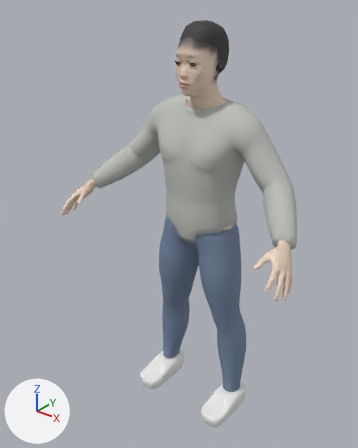
The glTF model assets/people/friend.glb, before and after one commit.
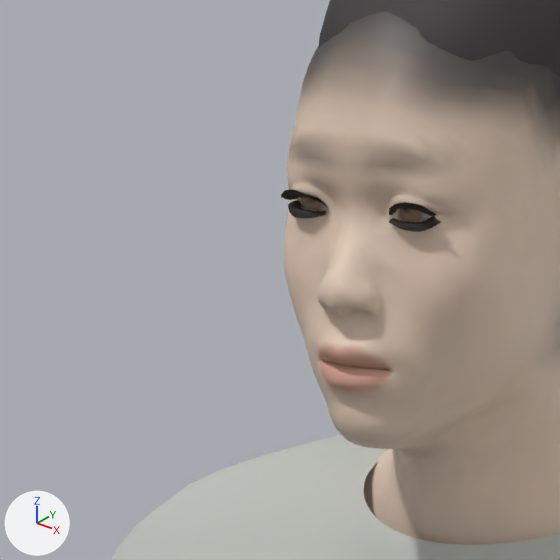
The first picture shows the older version from a 50 mm camera at (1.145, -1.607, 1.875) aimed at (-0.048, -0.116, 0.95). The close-ups show the older and then the newer version on the part from 38% to 59% of the width and 8% to 25% of the height of that picture. Only the edits that show in the close-ups are written down. Lighting does not change. The marker at lower left points along +X, +Y and +Z. Vertices at exactly the same position are counted once.

Before the edit, the objects in view are built like this:
```python
me_body = bpy.data.meshes.new('Body')
me_body.from_pydata(...)  # 9125 vertices, 17722 faces; spans x -0.56..0.56, y -0.36..0.1, z 0.07..1.73
# faces by material slot: [16434, 280, 368, 192, 448]
me_body.materials.append(mat_skin)
me_body.materials.append(mat_eye)
me_body.materials.append(mat_lash)
me_body.materials.append(mat_teeth)
me_body.materials.append(mat_tongue)
me_hair = bpy.data.meshes.new('Hair')
me_hair.from_pydata(...)  # 649 vertices, 1156 faces; spans x -0.099..0.099, y -0.123..0.076, z 1.563..1.753
me_hair.materials.append(mat_hair)  # dark grey #3f3c3c
me_top = bpy.data.meshes.new('Top')
me_top.from_pydata(...)  # 2532 vertices, 4908 faces; spans x -0.517..0.517, y -0.215..0.117, z 0.874..1.471
me_top.materials.append(mat_top)  # light grey #bfc2bc
ob_body = bpy.data.objects.new('Body', me_body)
ob_body.location = (0.0, 0.0, 0.0)
ob_hair = bpy.data.objects.new('Hair', me_hair)
ob_hair.location = (0.0, 0.0, 0.0)
ob_top = bpy.data.objects.new('Top', me_top)
ob_top.location = (0.0, 0.0, 0.0)
```
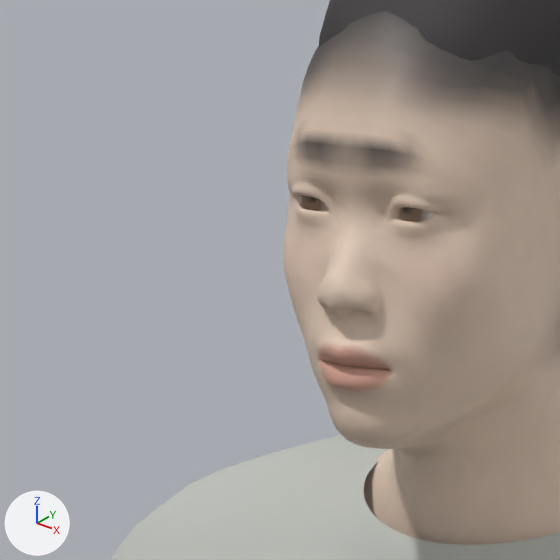
Edits to the bpy script that builds the scene:
```text
Change me_body:
    used by ob_body; location = (0.0, 0.0, 0.0)
    remove me_body.from_pydata(...)  # 9125 vertices, 17722 faces; spans x -0.56..0.56, y -0.36..0.1, z 0.07..1.73
    add me_body.from_pydata(...)  # 8875 vertices, 17354 faces; spans x -0.56..0.56, y -0.36..0.1, z 0.07..1.73
    me_body part 1: the loose piece of 65 vertices spanning x 0.02..0.05, y -0.15..-0.13, z 1.61..1.62 is deleted
    me_body part 2: the loose piece of 65 vertices spanning x -0.05..-0.02, y -0.15..-0.13, z 1.61..1.62 is deleted
    me_body part 3: the loose piece of 60 vertices spanning x 0.02..0.05, y -0.14..-0.13, z 1.61..1.62 is deleted
    me_body part 4: the loose piece of 60 vertices spanning x -0.05..-0.02, y -0.14..-0.13, z 1.61..1.62 is deleted
    me_body part 5: 97 kept faces spanning x -0.06..0.06, y -0.15..-0.12, z 1.63..1.66 get new vertex colours; the middle colour goes from beige #d9c3b0 to beige #dbc4b2
    remove me_body.materials.append(mat_lash)
```

Location of each change, (x1, y1, x2, y2) in pixels of the close-ups (560 x 560 px):
'Body', reshaped
    before: (281, 12, 560, 545)
    after: (283, 12, 560, 545)
part 1 of me_body, deleted
    before: (389, 202, 436, 216)
part 2 of me_body, deleted
    before: (281, 189, 327, 207)
part 3 of me_body, deleted
    before: (389, 216, 441, 232)
part 4 of me_body, deleted
    before: (288, 200, 327, 218)
part 5 of me_body, recoloured
    both: (288, 124, 459, 177)
